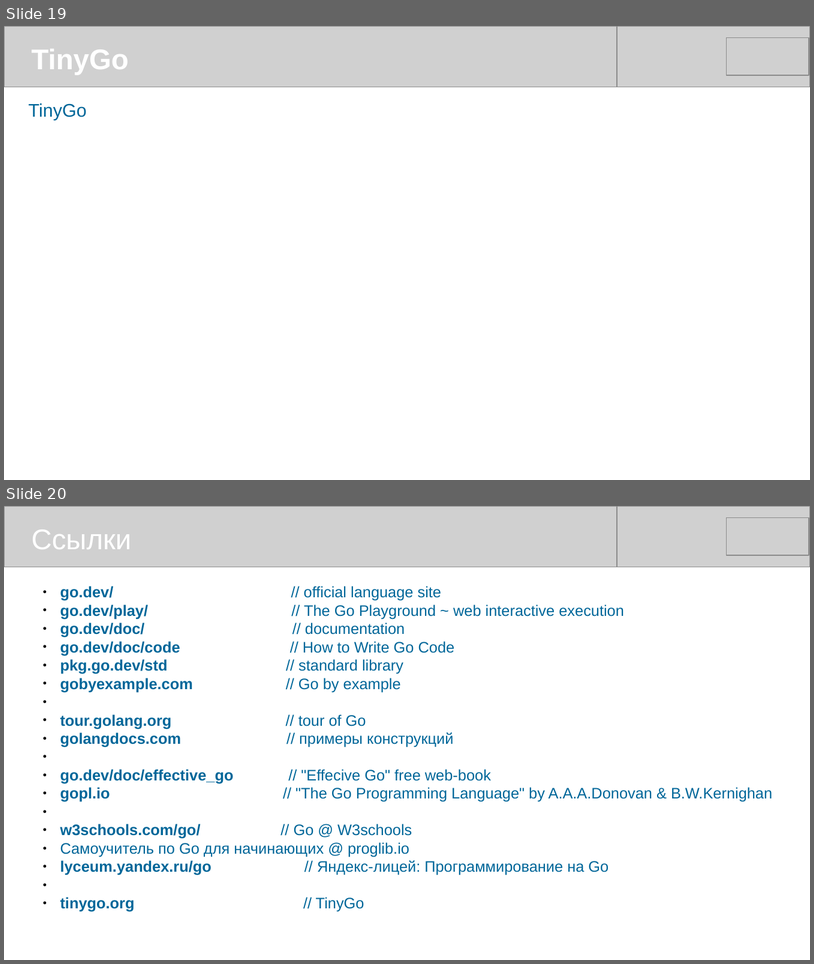
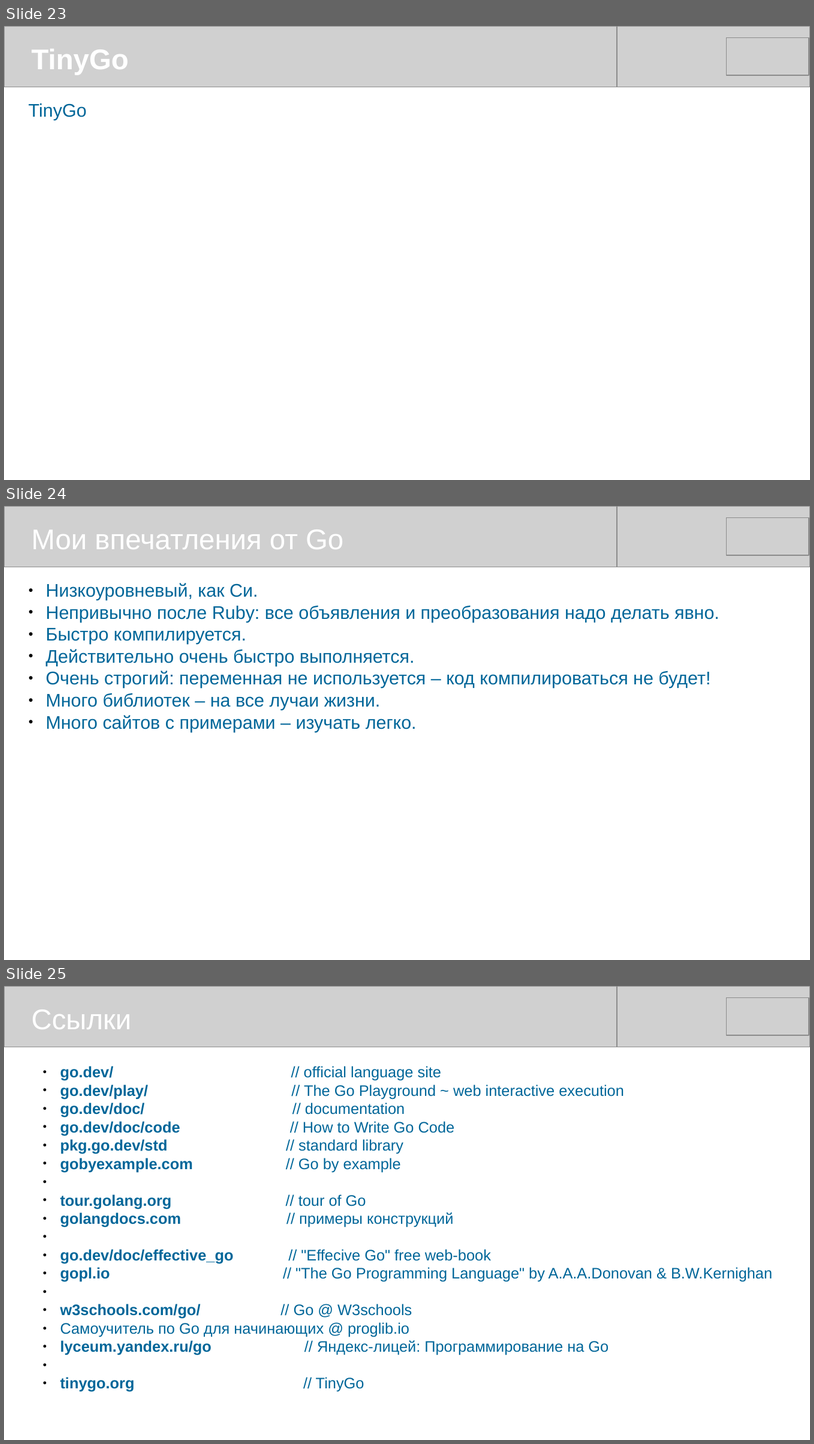
Before and after one commit to mike-shock/Go_language, a slide deck: Go_Intro.odp. Shown one above the other, each under a label of ours: slides 19 and 20 before the commit, slides 23, 24 and 25 after it. The pictures are 814x964 and 814x1444 pixels, drawn with LibreOffice and Linux fonts; fonts in the diff are those of the drawing; grey boxes stand for pictures. Boxes give left, top, right and bottom in pixels: in the first picture for what was removed or moved away, otherwise in the second. Text is boxed around its words. In the diff, an @@ line names an element or a change of style, - is before the commit and + after.

```diff
--- a/Go_Intro.odp
+++ b/Go_Intro.odp
@@ slide 24 added at [4,506,810,960], background #FFFFFF @@
@@ picture added at [4,506,617,567] @@
@@ picture added at [197,506,810,567] @@
@@ picture added at [727,518,810,556] @@
@@ text added at [32,529,344,549], 28 pt, text #FFFFFF @@
+Мои впечатления от Go
@@ text added at [46,583,720,732], 18 pt, text #006699 @@
+● Низкоуровневый, как Си.
+● Непривычно после Ruby: все объявления и преобразования надо делать явно.
+● Быстро компилируется.
+● Действительно очень быстро выполняется.
+● Очень строгий: переменная не используется – код компилироваться не будет!
+● Много библиотек – на все лучаи жизни.
+● Много сайтов с примерами – изучать легко.
@@ what was slide 19 is now slide 23 @@
@@ what was slide 20 is now slide 25 @@
```
Also in this commit, not shown: 8 slides changed, 4 other slides added, 3 other files.
